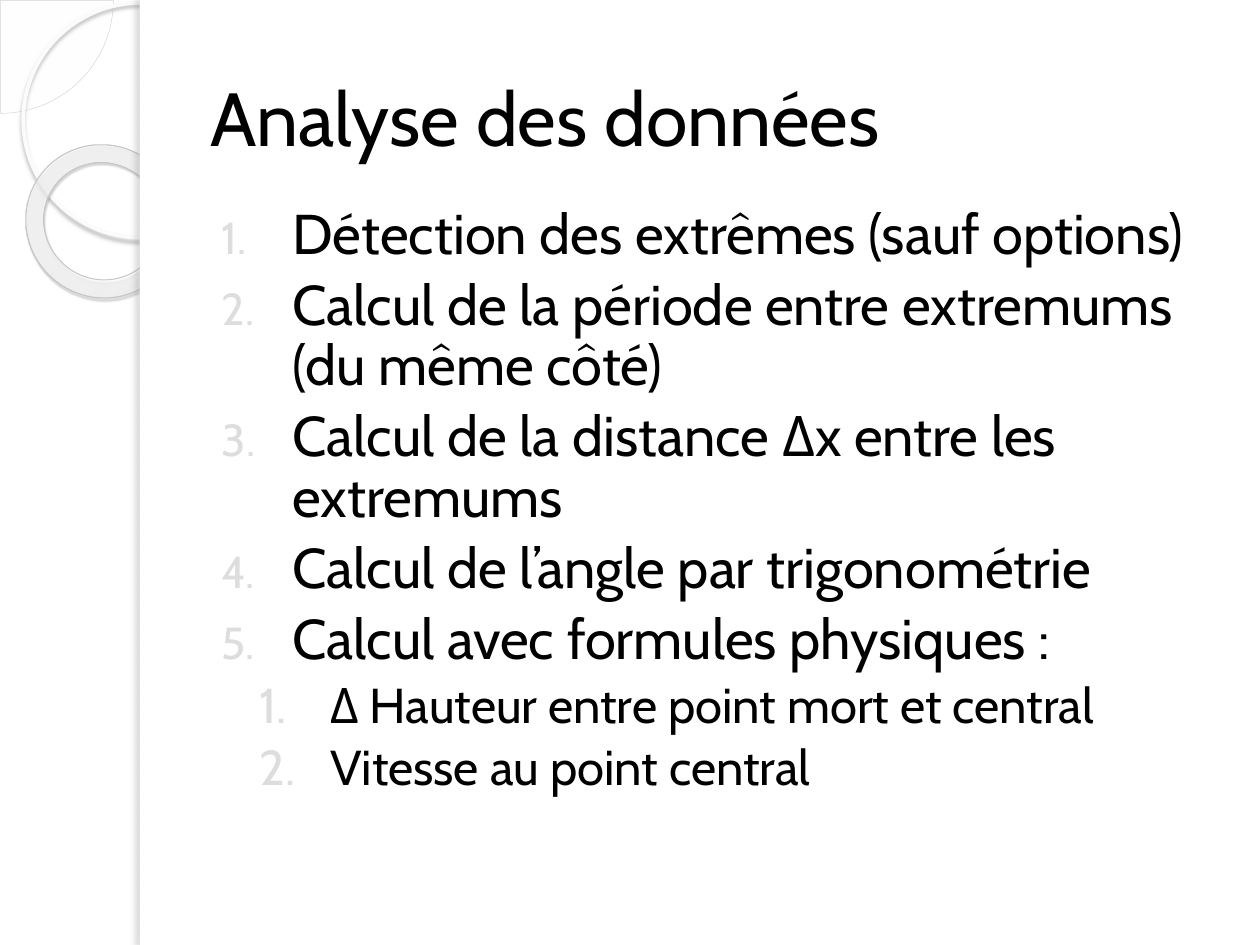
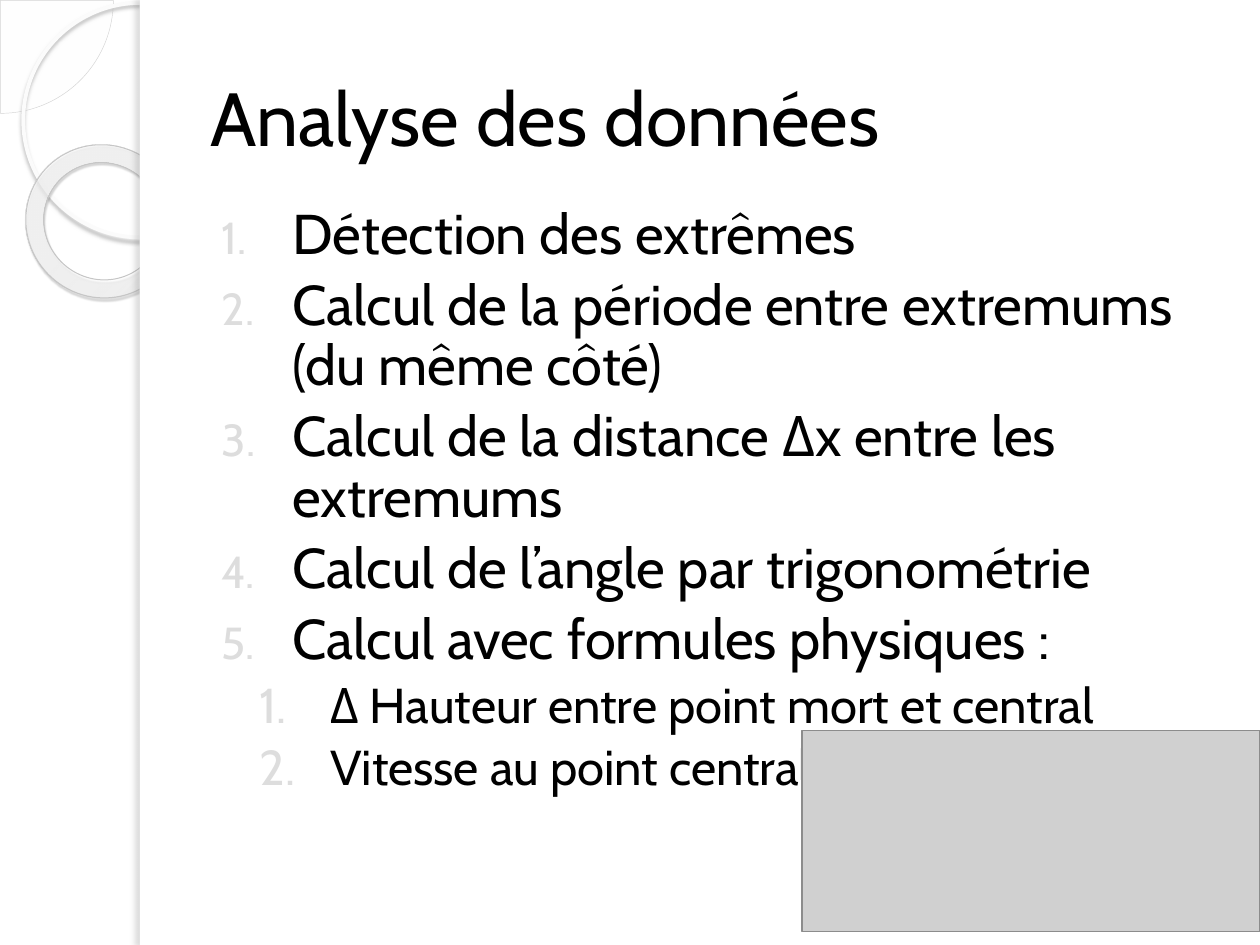
Before and after one commit to ChristopheBolinhas/Balancier, a slide deck: slide 13 of Présentation.pptx. Drawn at 1260x945 pixels with LibreOffice and Linux fonts; fonts in the diff are those of the drawing; grey boxes stand for pictures; background and template pictures are left out. Boxes give left, top, right and bottom in pixels: in the first picture for what was removed or moved away, otherwise in the second. Text is boxed around its words. In the diff, an @@ line names an element or a change of style, - is before the commit and + after.

```diff
--- a/Présentation.pptx
+++ b/Présentation.pptx
@@ text at (292, 212, 856, 255): text changed @@
-1. Détection des extrêmes (sauf options)
+1. Détection des extrêmes
@@ picture added at (801, 731, 1260, 931) @@
```
Also in this commit, not shown: 3 other slides changed.
